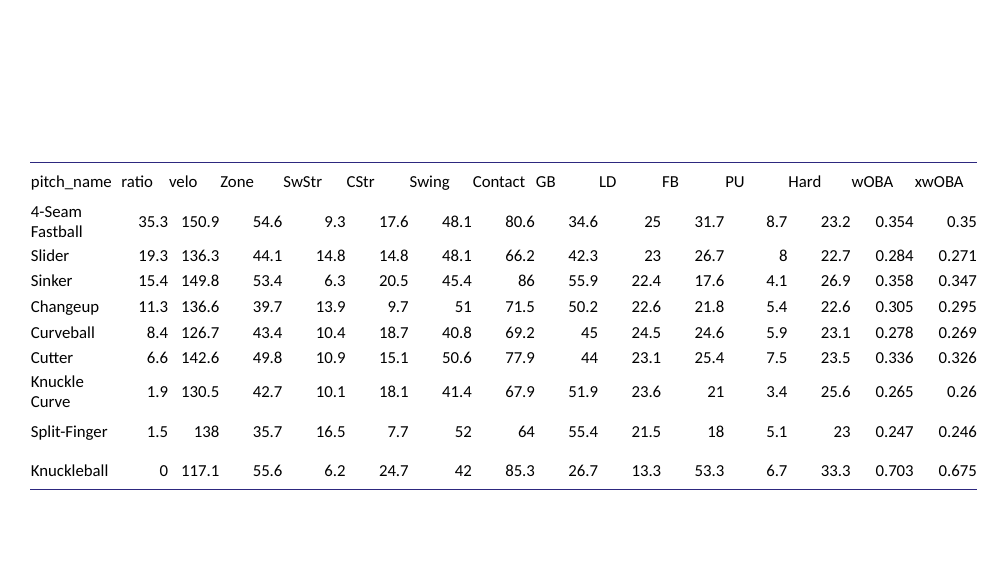
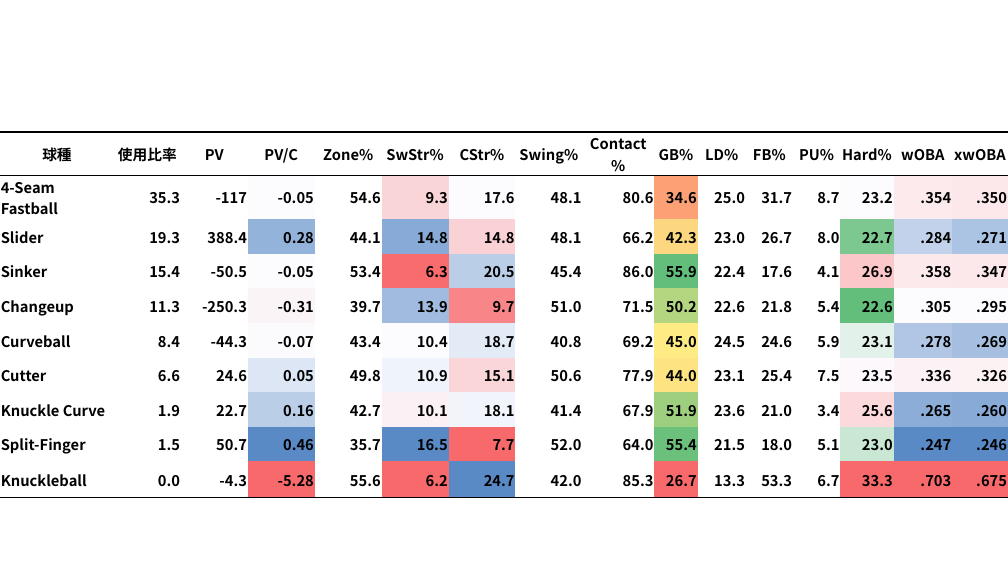
Before and after one commit to T-Reio/ohtani_analyze, a slide deck: slide 26 of slides/ohtani_tj.pptx (slide 24 before the commit). Drawn at 1008x567 pixels with LibreOffice and Linux fonts; fonts in the diff are those of the drawing; background and template pictures are left out. Boxes give left, top, right and bottom in pixels: in the first picture for what was removed or moved away, otherwise in the second. Text is boxed around its words. In the diff, an @@ line names an element or a change of style, - is before the commit and + after.

```diff
--- a/slides/ohtani_tj.pptx
+++ b/slides/ohtani_tj.pptx
@@ table at box(0, 132, 1008, 491) @@
-column 1: pitch_name | 4-Seam Fastball | Slider | Sinker | Changeup | Curveball | Cutter | Knuckle Curve | Split-Finger | Knuckleball
-column 2: ratio | 35.3 | 19.3 | 15.4 | 11.3 | 8.4 | 6.6 | 1.9 | 1.5 | 0
-column 3: velo | 150.9 | 136.3 | 149.8 | 136.6 | 126.7 | 142.6 | 130.5 | 138 | 117.1
-column 4: Zone | 54.6 | 44.1 | 53.4 | 39.7 | 43.4 | 49.8 | 42.7 | 35.7 | 55.6
-column 5: SwStr | 9.3 | 14.8 | 6.3 | 13.9 | 10.4 | 10.9 | 10.1 | 16.5 | 6.2
-column 6: CStr | 17.6 | 14.8 | 20.5 | 9.7 | 18.7 | 15.1 | 18.1 | 7.7 | 24.7
-column 7: Swing | 48.1 | 48.1 | 45.4 | 51 | 40.8 | 50.6 | 41.4 | 52 | 42
-column 8: Contact | 80.6 | 66.2 | 86 | 71.5 | 69.2 | 77.9 | 67.9 | 64 | 85.3
-column 9: GB | 34.6 | 42.3 | 55.9 | 50.2 | 45 | 44 | 51.9 | 55.4 | 26.7
-column 10: LD | 25 | 23 | 22.4 | 22.6 | 24.5 | 23.1 | 23.6 | 21.5 | 13.3
-column 11: FB | 31.7 | 26.7 | 17.6 | 21.8 | 24.6 | 25.4 | 21 | 18 | 53.3
-column 12: PU | 8.7 | 8 | 4.1 | 5.4 | 5.9 | 7.5 | 3.4 | 5.1 | 6.7
-column 13: Hard | 23.2 | 22.7 | 26.9 | 22.6 | 23.1 | 23.5 | 25.6 | 23 | 33.3
-column 14: wOBA | 0.354 | 0.284 | 0.358 | 0.305 | 0.278 | 0.336 | 0.265 | 0.247 | 0.703
-column 15: xwOBA | 0.35 | 0.271 | 0.347 | 0.295 | 0.269 | 0.326 | 0.26 | 0.246 | 0.675
+column 1: 球種 | 4-Seam Fastball | Slider | Sinker | Changeup | Curveball | Cutter | Knuckle Curve | Split-Finger | Knuckleball
+column 2: 使用比率 | 35.3 | 19.3 | 15.4 | 11.3 | 8.4 | 6.6 | 1.9 | 1.5 | 0.0
+column 3: PV | -117 | 388.4 | -50.5 | -250.3 | -44.3 | 24.6 | 22.7 | 50.7 | -4.3
+column 4: PV/C | -0.05 | 0.28 | -0.05 | -0.31 | -0.07 | 0.05 | 0.16 | 0.46 | -5.28
+column 5: Zone% | 54.6 | 44.1 | 53.4 | 39.7 | 43.4 | 49.8 | 42.7 | 35.7 | 55.6
+column 6: SwStr% | 9.3 | 14.8 | 6.3 | 13.9 | 10.4 | 10.9 | 10.1 | 16.5 | 6.2
+column 7: CStr% | 17.6 | 14.8 | 20.5 | 9.7 | 18.7 | 15.1 | 18.1 | 7.7 | 24.7
+column 8: Swing% | 48.1 | 48.1 | 45.4 | 51.0 | 40.8 | 50.6 | 41.4 | 52.0 | 42.0
+column 9: Contact% | 80.6 | 66.2 | 86.0 | 71.5 | 69.2 | 77.9 | 67.9 | 64.0 | 85.3
+column 10: GB% | 34.6 | 42.3 | 55.9 | 50.2 | 45.0 | 44.0 | 51.9 | 55.4 | 26.7
+column 11: LD% | 25.0 | 23.0 | 22.4 | 22.6 | 24.5 | 23.1 | 23.6 | 21.5 | 13.3
+column 12: FB% | 31.7 | 26.7 | 17.6 | 21.8 | 24.6 | 25.4 | 21.0 | 18.0 | 53.3
+column 13: PU% | 8.7 | 8.0 | 4.1 | 5.4 | 5.9 | 7.5 | 3.4 | 5.1 | 6.7
+column 14: Hard% | 23.2 | 22.7 | 26.9 | 22.6 | 23.1 | 23.5 | 25.6 | 23.0 | 33.3
+column 15: wOBA | .354 | .284 | .358 | .305 | .278 | .336 | .265 | .247 | .703
+column 16: xwOBA | .350 | .271 | .347 | .295 | .269 | .326 | .260 | .246 | .675
@@ table: place and size @@
-table at box(30, 162, 982, 488)
+table at box(0, 132, 1008, 491)
```
Also in this commit, not shown: 11 other slides changed, 4 slides added, 2 slides removed, 16 other files.
